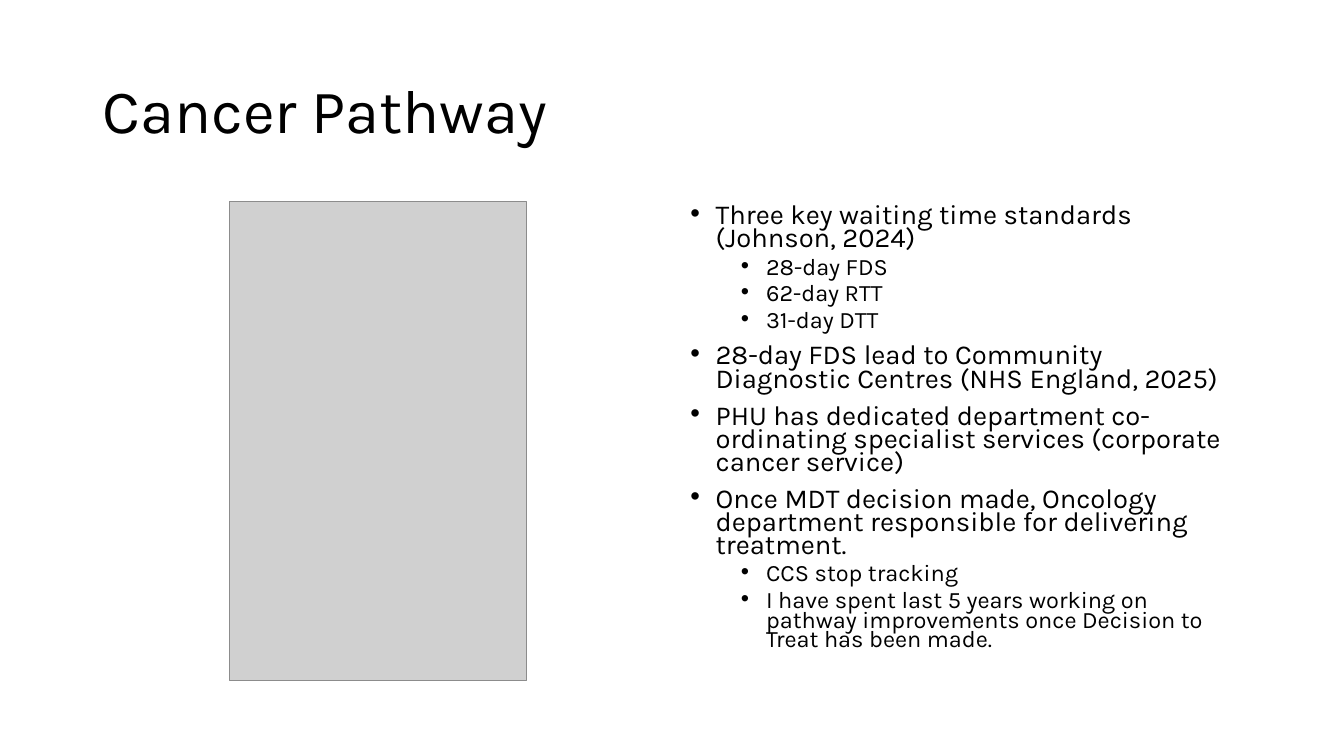
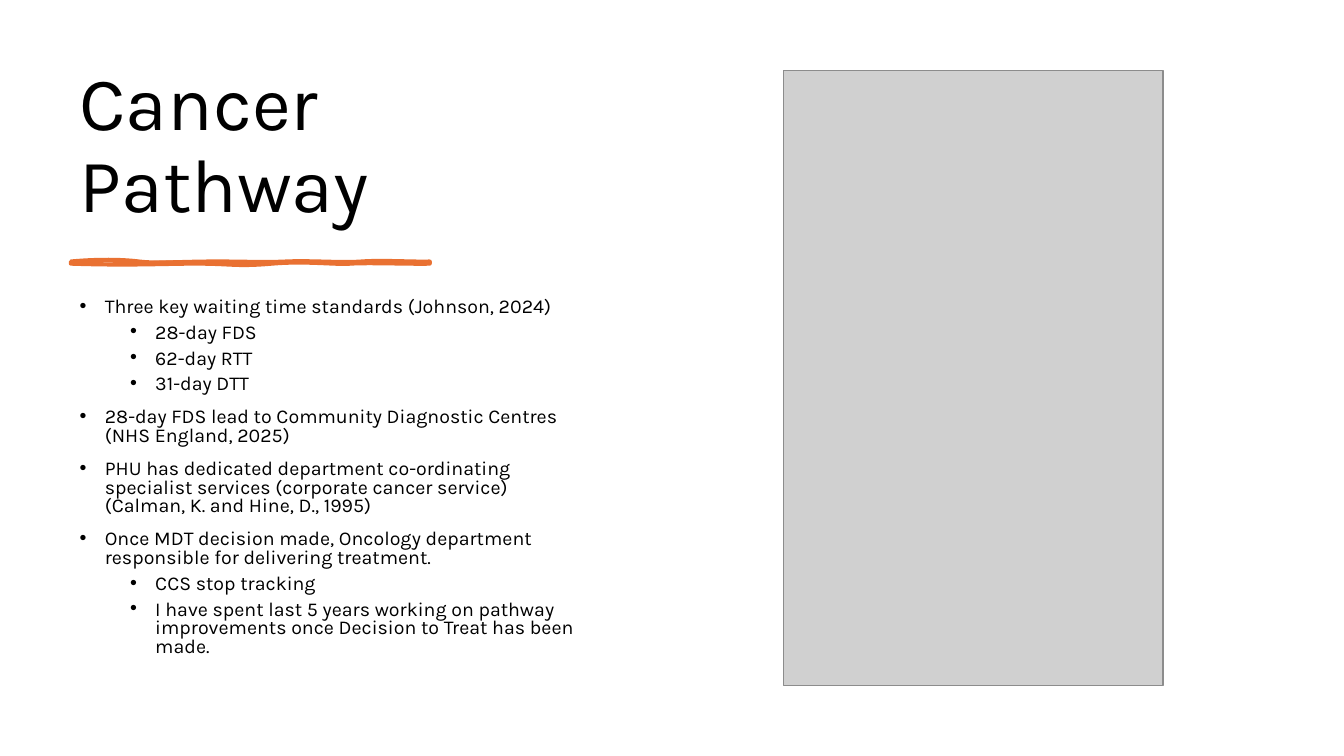
Before and after one commit to MCollins87/MScProject, a slide deck: slide 4 of Presentation/Presentation_v2.pptx. Drawn at 1344x756 pixels with LibreOffice and Linux fonts; fonts in the diff are those of the drawing; grey boxes stand for pictures. Boxes give left, top, right and bottom in pixels: in the first picture for what was removed or moved away, otherwise in the second. Text is boxed around its words. In the diff, an @@ line names an element or a change of style, - is before the commit and + after.

```diff
--- a/Presentation/Presentation_v2.pptx
+++ b/Presentation/Presentation_v2.pptx
@@ title "Cancer Pathway" moved from (x1=102, y1=91, x2=546, y2=148) to (x1=80, y1=81, x2=369, y2=231) @@
@@ title "Cancer Pathway" at (x1=80, y1=81, x2=369, y2=231): size 44 to 54 pt; vertical alignment middle to bottom @@
@@ picture resized from (x1=230, y1=202, x2=526, y2=682) to (x1=783, y1=71, x2=1164, y2=686) @@
@@ freeform shape added at (x1=71, y1=262, x2=430, y2=264), fill #E97132, outline #E97132 3 pt @@
@@ text "Three key waiting time standards ..." moved from (x1=716, y1=205, x2=1220, y2=648) to (x1=105, y1=299, x2=574, y2=654) @@
@@ text at (x1=105, y1=299, x2=574, y2=654): size 19.6 to 14 pt in "Three key waiting time standards (Johnson, 2024)", "28-day FDS lead to Community Diagnostic Centres ...", "Once MDT decision made, Oncology department responsible ..."; size 16.8 to 14 pt in "28-day FDS", "62-day RTT", "31-day DTT", "CCS stop tracking" and 1 more places; line spacing 0.7 to 0.8 @@
@@ text at (x1=105, y1=461, x2=510, y2=514): text changed; size 19.6 to 14 pt @@
-• PHU has dedicated department co-ordinating specialist services (corporate cancer service)
+• PHU has dedicated department co-ordinating specialist services (corporate cancer service) (Calman, K. and Hine, D., 1995)
```
Also in this commit, not shown: 24 other slides changed, 3 slides added, 1 slide removed, 1 other file.
